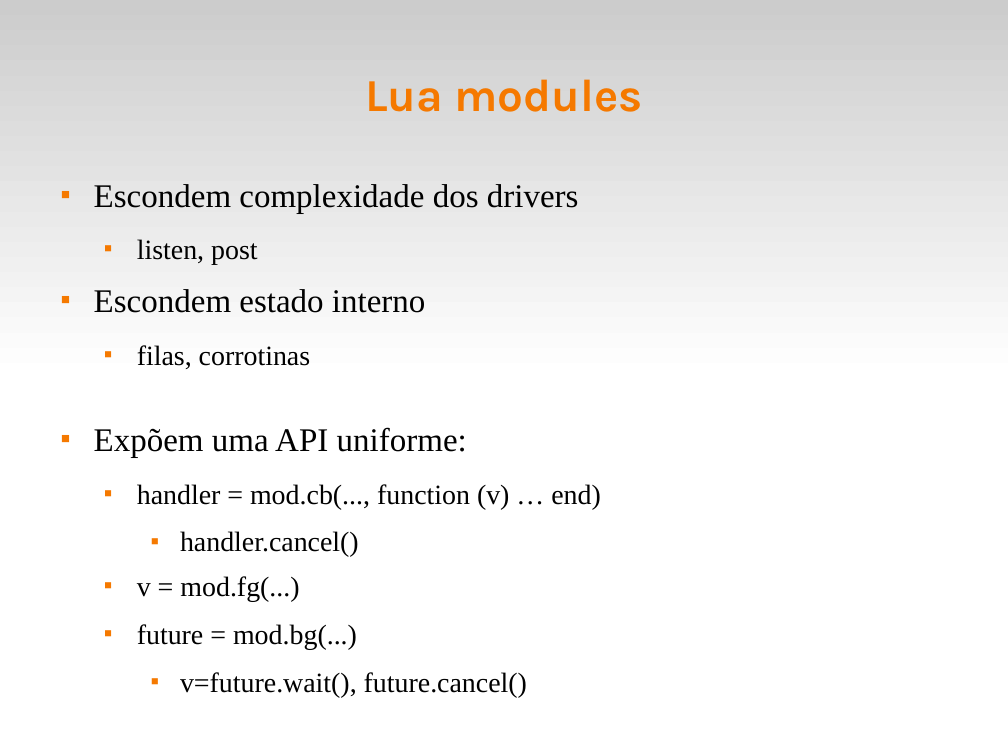
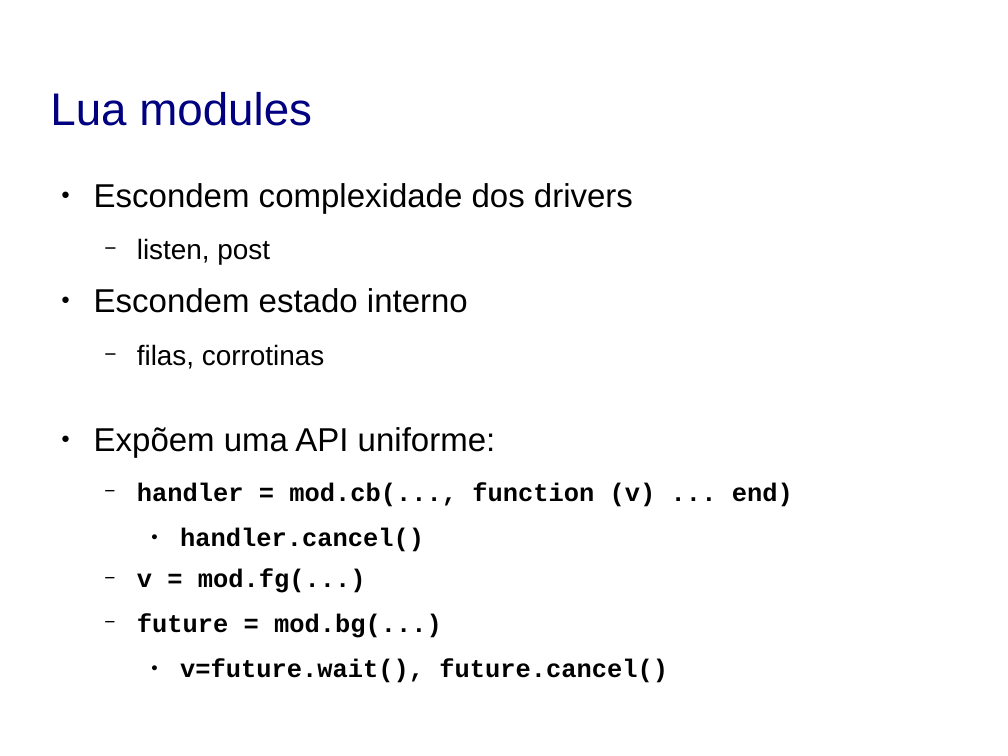
Before and after one commit to fsantanna/events, a slide deck: slide 17 of evt.odp. Drawn at 1008x756 pixels with LibreOffice and Linux fonts; fonts in the diff are those of the drawing; background and template pictures are left out. Boxes give left, top, right and bottom in pixels: in the first picture for what was removed or moved away, otherwise in the second. Text is boxed around its words. In the diff, an @@ line names an element or a change of style, - is before the commit and + after.

```diff
--- a/evt.odp
+++ b/evt.odp
@@ rectangle removed at <box>0,0,1008,378</box> @@
@@ title "Lua modules": place and size @@
-title "Lua modules" at <box>365,79,643,112</box>
+title "Lua modules" at <box>50,92,312,126</box>
@@ title "Lua modules" at <box>50,92,312,126</box>: font Karla to Arial, text colour #F57900 to #000080, bold off; alignment centre to left @@
@@ text at <box>94,183,668,683</box>: font Times New Roman to Arial in "Escondem complexidade dos drivers", "listen, post", "Escondem estado interno", "filas, corrotinas" and 1 more places; size 22 to 20 pt, font Times New Roman to Courier New, bold on in "handler.cancel()", "v = mod.fg(...)", "future = mod.bg(...)", "v=future.wait(), future.cancel()"; bullet ■ to ●; bullet colour #F57900 to #000000; bullet ■ to − @@
@@ text at <box>137,482,793,507</box>: text changed; size 22 to 20 pt; font Times New Roman to Courier New; bold on @@
-  ■ handler = mod.cb(..., function (v) … end)
+  − handler = mod.cb(..., function (v) ... end)
```
Also in this commit, not shown: 21 other slides changed, 3 slides added.
